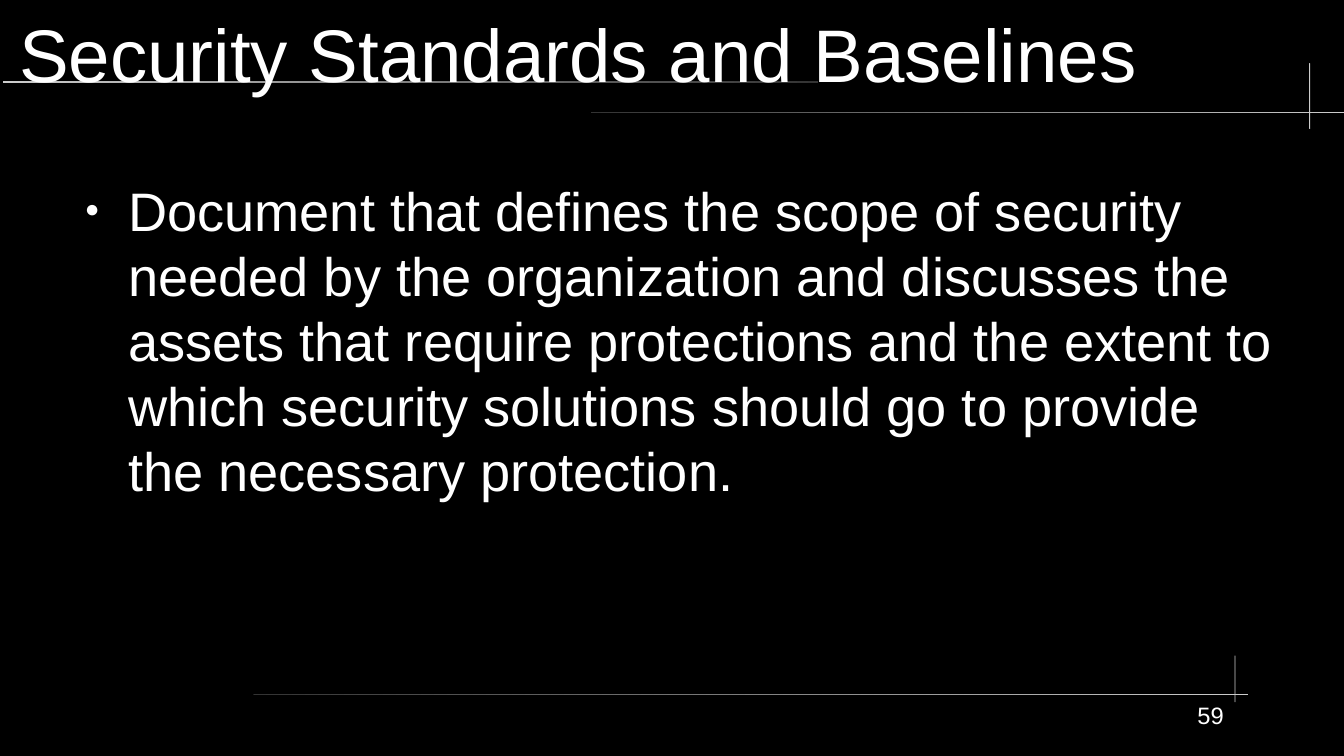
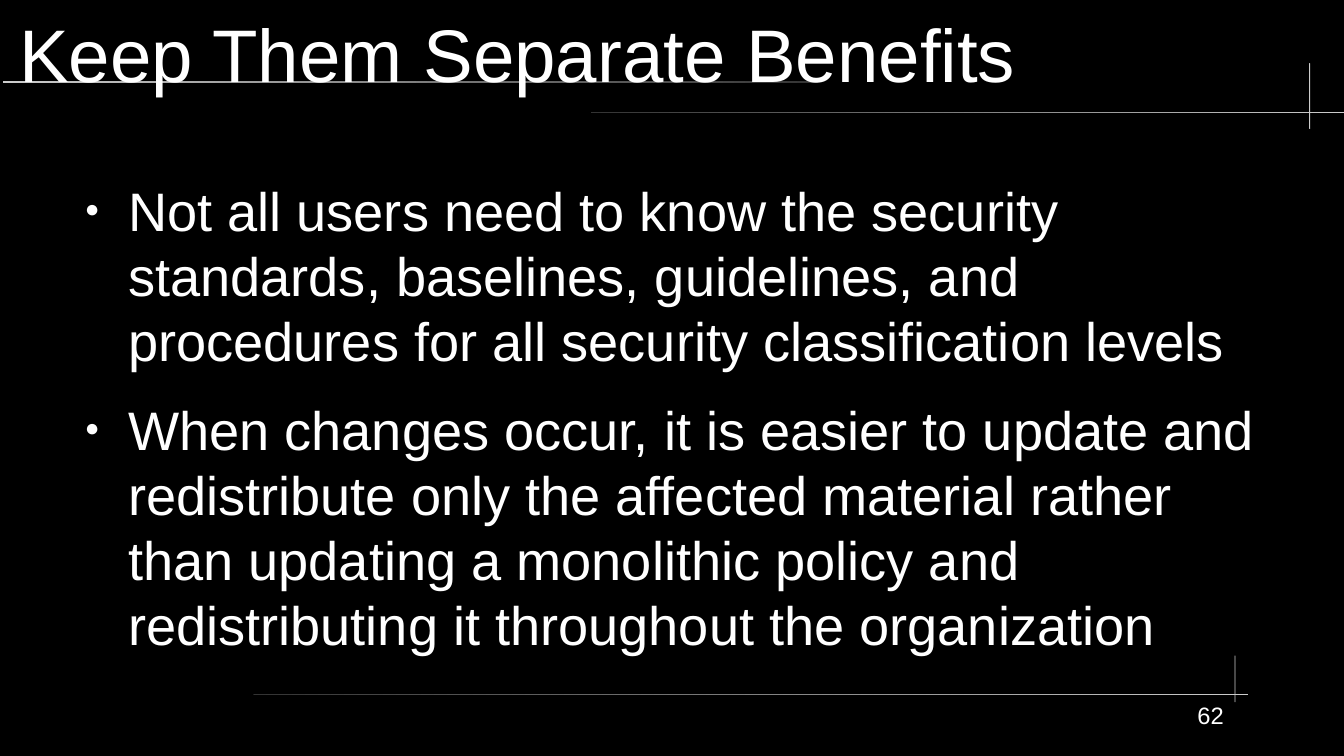
Before and after one commit to City-Colleges-of-Chicago-Cybersecurity/COMPSFI-214, a slide deck: slide 62 of 2026/Spring/powerpoints/Chapter-01-Security-Governance-Through-Principles-and-Policies.odp (slide 59 before the commit). Drawn at 1344x756 pixels with LibreOffice and Linux fonts; fonts in the diff are those of the drawing. Boxes give left, top, right and bottom in pixels: in the first picture for what was removed or moved away, otherwise in the second. Text is boxed around its words. In the diff, an @@ line names an element or a change of style, - is before the commit and + after.

```diff
--- a/2026/Spring/powerpoints/Chapter-01-Security-Governance-Through-Principles-and-Policies.odp
+++ b/2026/Spring/powerpoints/Chapter-01-Security-Governance-Through-Principles-and-Policies.odp
@@ title at <box>19,28,1015,96</box>: text changed @@
-Security Standards and Baselines
+Keep Them Separate Benefits
@@ text at <box>128,191,1254,654</box>: text changed @@
-● Document that defines the scope of security needed by the organization and discusses the assets that require protections and the extent to which security solutions should go to provide the necessary protection.
+● Not all users need to know the security standards, baselines, guidelines, and procedures for all security classification levels
+● When changes occur, it is easier to update and redistribute only the affected material rather than updating a monolithic policy and redistributing it throughout the organization
@@ page number at <box>1197,707,1223,725</box>: text changed @@
-59
+62
```
Also in this commit, not shown: 1 other slide changed, 12 slides added.
